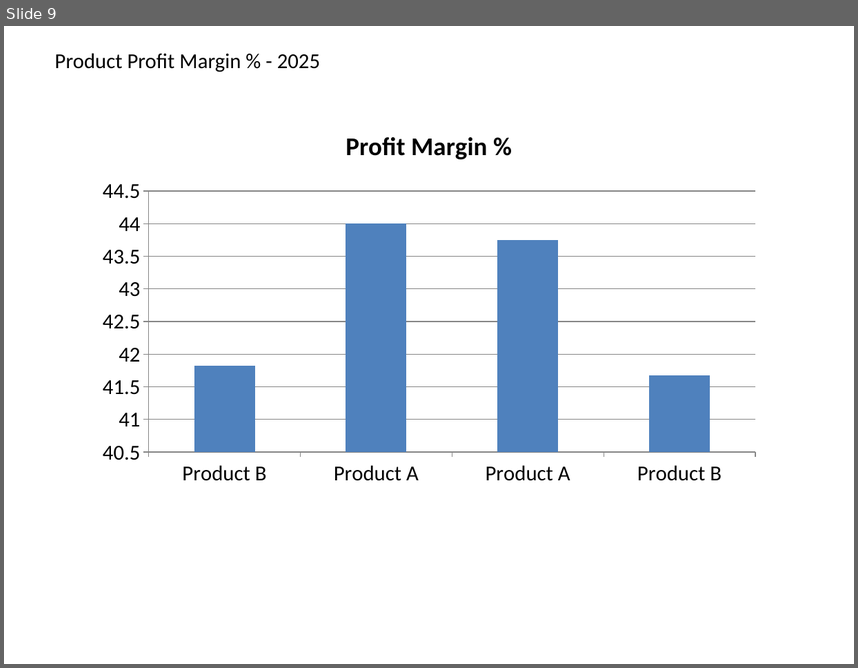
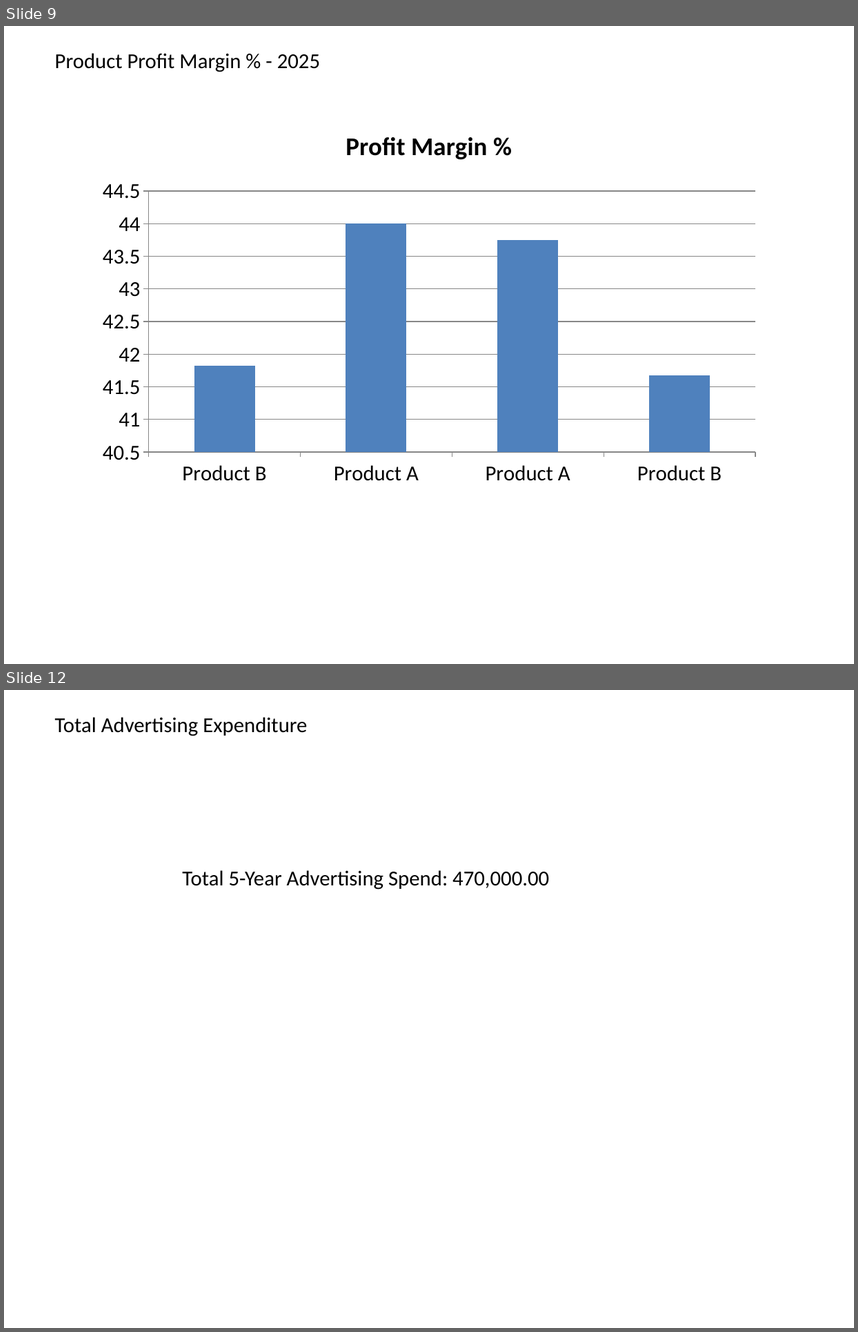
Before and after one commit to 2001Denvor/FinanaceAIUseCase, a slide deck: Auto_Financial_Pack_2025.pptx. Shown one above the other, each under a label of ours: slide 9 before the commit, slides 9 and 12 after it; the slides between them are not shown. The pictures are 858x668 and 858x1332 pixels, drawn with LibreOffice and Linux fonts; fonts in the diff are those of the drawing. Boxes give left, top, right and bottom in pixels: in the first picture for what was removed or moved away, otherwise in the second. Text is boxed around its words. In the diff, an @@ line names an element or a change of style, - is before the commit and + after.

```diff
--- a/Auto_Financial_Pack_2025.pptx
+++ b/Auto_Financial_Pack_2025.pptx
@@ slide 12 added at [4,690,854,1328], background #FFFFFF @@
@@ text added at [55,717,307,736], 18 pt, text #000000 @@
+Total Advertising Expenditure
@@ text added at [182,870,549,889], 18 pt, text #000000 @@
+Total 5-Year Advertising Spend: 470,000.00
```
Also in this commit, not shown: 1 slide changed, 22 other slides added, 27 other files.
